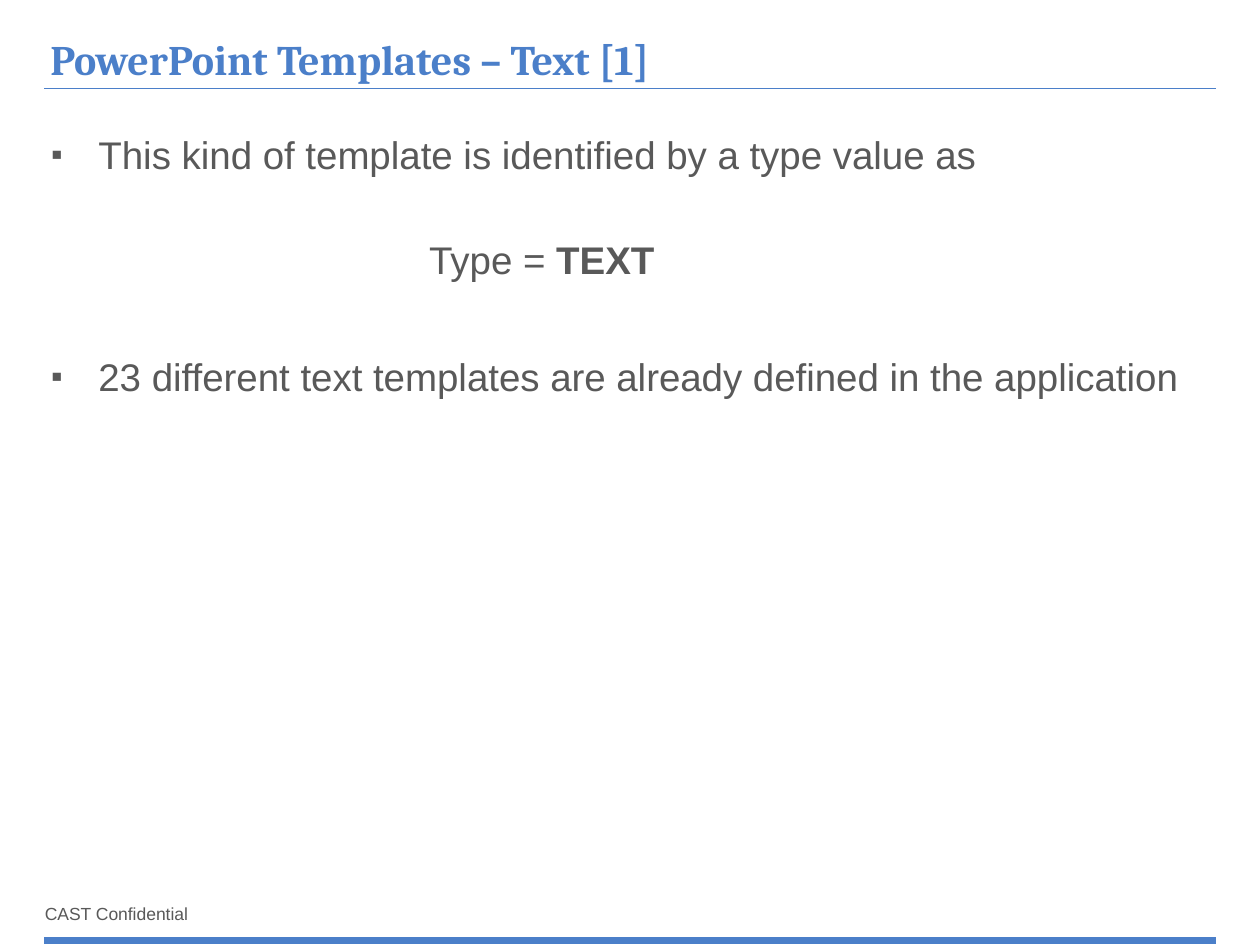
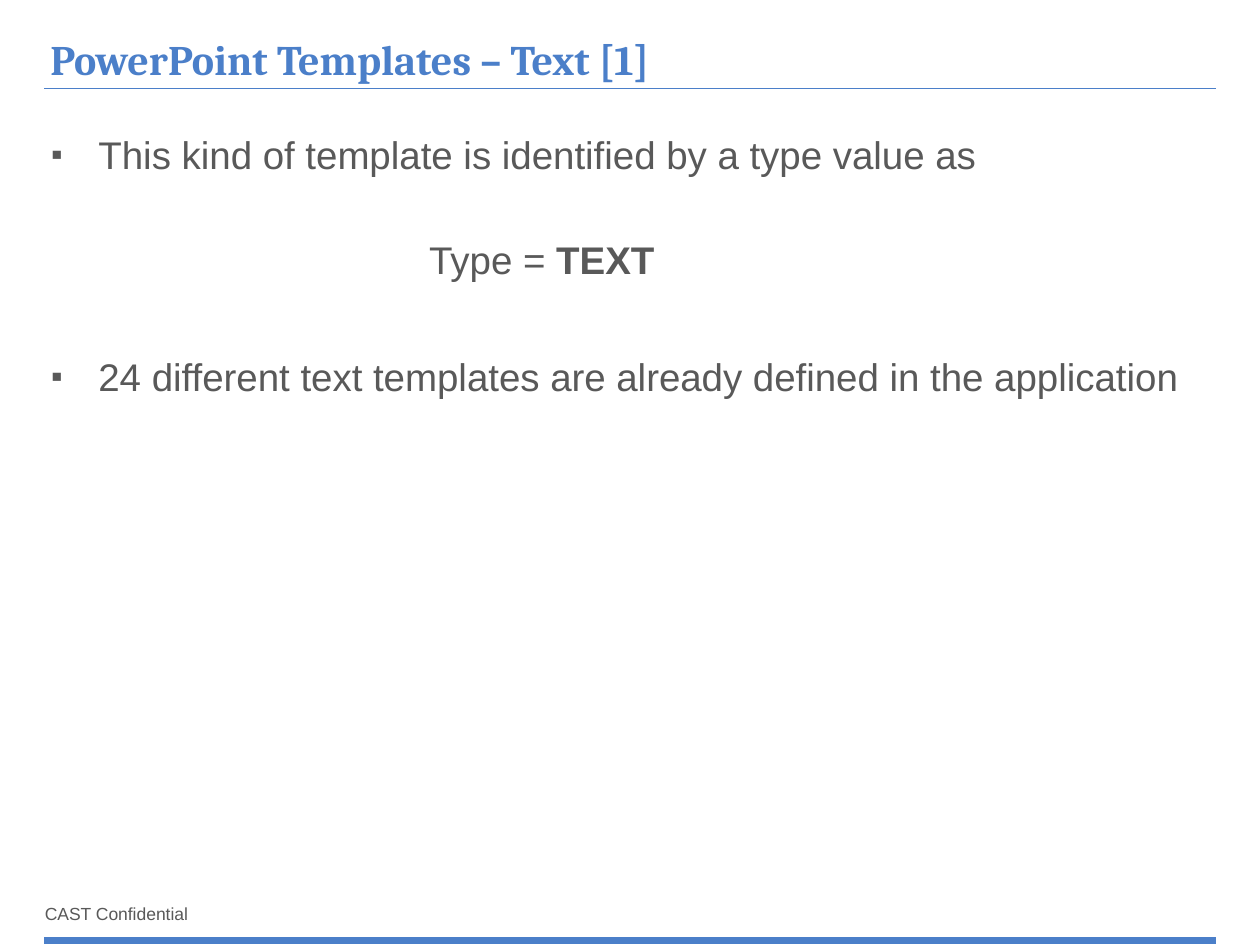
Before and after one commit to CAST-projects/ReportGenerator, a slide deck: slide 9 of CastReporting.Reporting/TemplatesFiles/1- Powerpoint-components-library.pptx. Drawn at 1260x945 pixels with LibreOffice and Linux fonts; fonts in the diff are those of the drawing; background and template pictures are left out. Boxes give left, top, right and bottom in pixels: in the first picture for what was removed or moved away, otherwise in the second. Text is boxed around its words. In the diff, an @@ line names an element or a change of style, - is before the commit and + after.

Commit message:
REPORTGEN-40 : Update the word, ppt and excel templates

```diff
--- a/CastReporting.Reporting/TemplatesFiles/1- Powerpoint-components-library.pptx
+++ b/CastReporting.Reporting/TemplatesFiles/1- Powerpoint-components-library.pptx
@@ text at <box>98,363,1178,398</box>: text changed @@
-▪ 23 different text templates are already defined in the application
+▪ 24 different text templates are already defined in the application
```
Also in this commit, not shown: 1 slide added, 4 other files.
